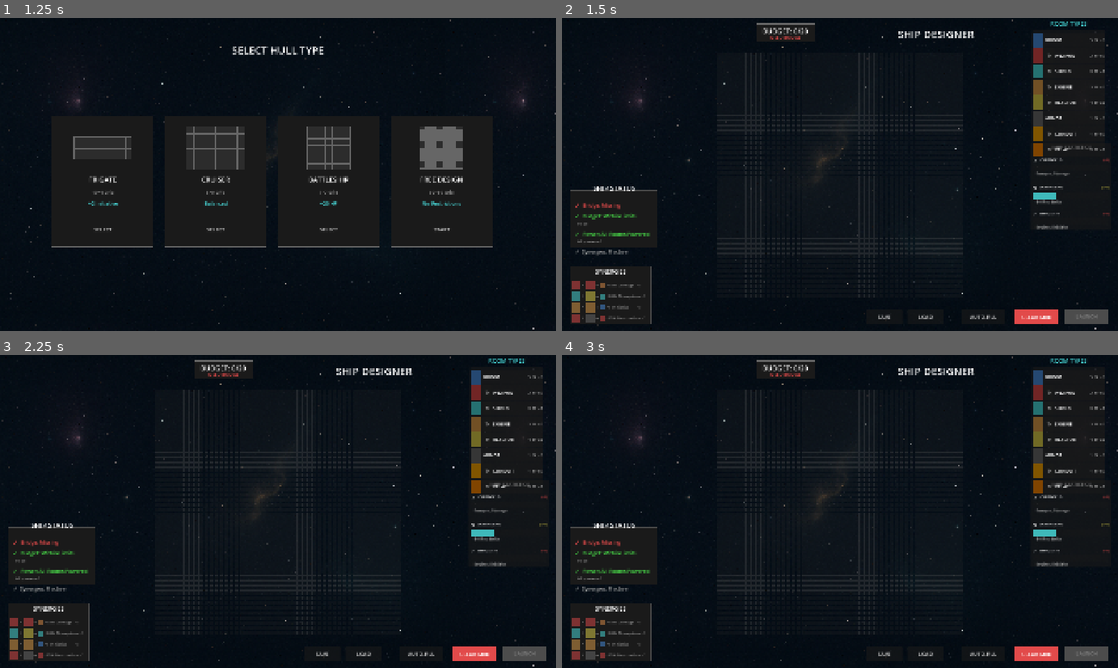
Above: before the commit, frames 1-4 (two rows, left to right).
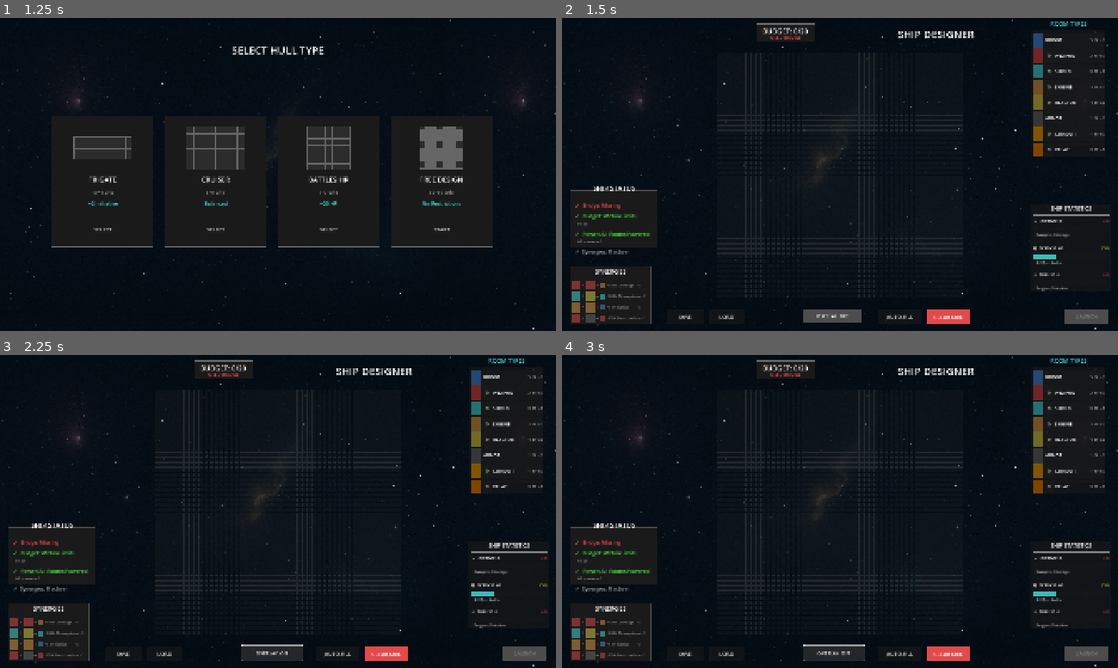
Above: after the commit, the same moments.

Repository: cautiouskurns/Startship-Designer
Game: Godot game, scene res://scenes/mission/MissionSelect.tscn
The game is run twice, just before and just after one commit, with the same random seed, the same clock (stepped at 60 frames per second) and the same inputs. Sound files missing from this copy of the repository are replaced by a short silence.
Inputs (mouse positions are in pixels of both pictures, inside the frame that each line leads up to):
- Up to frame 1 (1.25 s): click "PATROL DUTY" at 0.5 s
- Up to frame 2 (1.5 s): click "START" at 1.25 s
- Up to frame 3 (2.25 s): click (272, 652) at 2 s, where only the run after the commit has a clickable "OVERLAY: OFF"
- Up to frame 4 (3 s): click (834, 652) at 2.75 s, where only the run after the commit has a clickable "OVERLAY: ON"

Frame 1 is identical in both runs. In frame 2, 2.4% of the frame differs, in the area x 21-99%, y 40-98%; in frame 3, 2.5%; in frame 4, 2.5%.

Commit message:
feat: Implement relay coverage visualization and power overlay functionality

Diff:
--- a/scenes/designer/ShipDesigner.tscn
+++ b/scenes/designer/ShipDesigner.tscn
@@ -18,6 +18,9 @@
 border_width_bottom = 1
 border_color = Color(0.4, 0.4, 0.4, 1)
 
+[sub_resource type="StyleBoxFlat" id="StyleBoxFlat_overlay_off"]
+bg_color = Color(0.3, 0.3, 0.3, 1)
+
 [sub_resource type="StyleBoxFlat" id="StyleBoxFlat_clear_normal"]
 bg_color = Color(0.886275, 0.290196, 0.290196, 1)
 
@@ -107,12 +110,27 @@
 horizontal_alignment = 1
 vertical_alignment = 1
 
+[node name="PowerOverlayButton" type="Button" parent="."]
+layout_mode = 1
+anchors_preset = 1
+anchor_left = 1.0
+anchor_right = 1.0
+offset_left = -1085.0
+offset_top = 1003.0
+offset_right = -885.0
+offset_bottom = 1053.0
+grow_horizontal = 0
+theme_override_colors/font_color = Color(1, 1, 1, 1)
+theme_override_font_sizes/font_size = 16
+theme_override_styles/normal = SubResource("StyleBoxFlat_overlay_off")
+text = "OVERLAY: OFF"
+
 [node name="ShipStatsPanel" parent="." instance=ExtResource("7_ship_stats")]
 layout_mode = 0
 offset_left = 1618.0
-offset_top = 432.0
+offset_top = 643.0
 offset_right = 1898.0
-offset_bottom = 732.0
+offset_bottom = 943.0
 
 [node name="RoomPalettePanel" parent="." instance=ExtResource("2")]
 layout_mode = 0
@@ -148,9 +166,9 @@
 
 [node name="ClearGridButton" type="Button" parent="."]
 layout_mode = 0
-offset_left = 1565.0
+offset_left = 1261.0
 offset_top = 1008.0
-offset_right = 1715.0
+offset_right = 1411.0
 offset_bottom = 1058.0
 theme_override_colors/font_color = Color(1, 1, 1, 1)
 theme_override_font_sizes/font_size = 18
@@ -160,27 +178,27 @@
 
 [node name="SaveButton" type="Button" parent="."]
 layout_mode = 0
-offset_left = 1051.0
+offset_left = 363.0
 offset_top = 1007.0
-offset_right = 1176.0
+offset_right = 488.0
 offset_bottom = 1057.0
 theme_override_font_sizes/font_size = 18
 text = "SAVE"
 
 [node name="LoadButton" type="Button" parent="."]
 layout_mode = 0
-offset_left = 1193.0
+offset_left = 505.0
 offset_top = 1007.0
-offset_right = 1318.0
+offset_right = 630.0
 offset_bottom = 1057.0
 theme_override_font_sizes/font_size = 18
 text = "LOAD"
 
 [node name="AutoFillButton" type="Button" parent="."]
 layout_mode = 0
-offset_left = 1379.0
+offset_left = 1091.0
 offset_top = 1007.0
-offset_right = 1529.0
+offset_right = 1241.0
 offset_bottom = 1057.0
 theme_override_font_sizes/font_size = 18
 text = "AUTO-FILL"
@@ -221,6 +239,8 @@
 z_index = 1
 position = Vector2(0, 2)
 
+[node name="CoverageContainer" type="Node2D" parent="ShipGrid"]
+
 [node name="CostIndicator" type="Label" parent="."]
 visible = false
 z_index = 100
@@ -234,7 +254,15 @@
 [node name="TemplateNameDialog" parent="." instance=ExtResource("5_template_name")]
 layout_mode = 0
 anchors_preset = 0
+anchor_right = 0.0
+anchor_bottom = 0.0
+grow_horizontal = 1
+grow_vertical = 1
 
 [node name="TemplateListPanel" parent="." instance=ExtResource("6_template_list")]
 layout_mode = 0
 anchors_preset = 0
+anchor_right = 0.0
+anchor_bottom = 0.0
+grow_horizontal = 1
+grow_vertical = 1
--- a/scripts/components/GridTile.gd
+++ b/scripts/components/GridTile.gd
@@ -127,7 +127,12 @@
 		room.z_index = 1  # Draw on top of background
 		room.visible = true
 		room.modulate = Color(1, 1, 1, 1)
-		room.mouse_filter = Control.MOUSE_FILTER_IGNORE
+
+		# Feature 1.3: Relays need mouse detection for coverage hover
+		if room.room_type == RoomData.RoomType.RELAY:
+			room.mouse_filter = Control.MOUSE_FILTER_STOP
+		else:
+			room.mouse_filter = Control.MOUSE_FILTER_IGNORE
 
 ## Clear occupying room reference (Phase 7.1)
 ## Note: Room instance is freed by ShipDesigner, not here
--- a/scripts/components/Room.gd
+++ b/scripts/components/Room.gd
@@ -1,5 +1,9 @@
 extends Control
 class_name Room
+
+## Signals for relay coverage hover (Feature 1.3)
+signal relay_hovered(room: Room)
+signal relay_unhovered(room: Room)
 
 ## Room type from RoomData enum
 @export var room_type: RoomData.RoomType = RoomData.RoomType.EMPTY
@@ -33,6 +37,11 @@
 	for child in get_children():
 		if child is Control:
 			child.mouse_filter = Control.MOUSE_FILTER_IGNORE
+
+	# Feature 1.3: Connect hover signals for RELAY rooms
+	if room_type == RoomData.RoomType.RELAY:
+		mouse_entered.connect(_on_relay_mouse_entered)
+		mouse_exited.connect(_on_relay_mouse_exited)
 
 ## Resize to match parent tile (called after adding to tree)
 func resize_to_tile():
@@ -69,3 +78,11 @@
 	if occupied_tiles.size() > 0:
 		return occupied_tiles[0]
 	return null
+
+## Handle relay mouse enter (Feature 1.3)
+func _on_relay_mouse_entered():
+	emit_signal("relay_hovered", self)
+
+## Handle relay mouse exit (Feature 1.3)
+func _on_relay_mouse_exited():
+	emit_signal("relay_unhovered", self)
--- a/scripts/designer/ShipDesigner.gd
+++ b/scripts/designer/ShipDesigner.gd
@@ -93,6 +93,10 @@
 var pan_offset: Vector2 = Vector2.ZERO
 var pan_speed: float = 10.0  # Pixels per frame when holding WASD
 
+## Power overlay state (Feature 1.4)
+var power_overlay_enabled: bool = false
+@onready var power_overlay_button: Button = $PowerOverlayButton
+
 func _ready():
 	# Load mission budget from GameState
 	max_budget = GameState.get_mission_budget(GameState.current_mission)
@@ -138,6 +142,11 @@
 	load_button.pressed.connect(_on_load_pressed)
 	load_button.mouse_entered.connect(_on_button_hover_start.bind(load_button))
 	load_button.mouse_exited.connect(_on_button_hover_end.bind(load_button))
+
+	# Connect power overlay button signals (Feature 1.4)
+	power_overlay_button.pressed.connect(_on_power_overlay_toggled)
+	power_overlay_button.mouse_entered.connect(_on_button_hover_start.bind(power_overlay_button))
+	power_overlay_button.mouse_exited.connect(_on_button_hover_end.bind(power_overlay_button))
 
 	# Connect room palette signals
 	room_palette.room_type_selected.connect(_on_room_type_selected)
@@ -674,6 +683,11 @@
 	# Add to placed rooms tracking array
 	placed_rooms.append(room)
 
+	# Feature 1.3: Connect relay hover signals for coverage visualization
+	if selected_room_type == RoomData.RoomType.RELAY:
+		room.relay_hovered.connect(_on_relay_hovered)
+		room.relay_unhovered.connect(_on_relay_unhovered)
+
 	# Update budget display and power states
 	_update_budget_display()
 	update_all_power_states()
@@ -683,6 +697,10 @@
 	_update_ship_stats()
 	update_synergies()
 
+	# Feature 1.4: Refresh overlay if enabled and relay was placed
+	if power_overlay_enabled and selected_room_type == RoomData.RoomType.RELAY:
+		ship_grid.draw_all_relay_coverages(placed_rooms)
+
 	# Play room lock sound for successful room placement
 	AudioManager.play_room_lock()
 
@@ -691,6 +709,9 @@
 	var tile = main_grid.get_tile_at(x, y)
 	if not tile:
 		return
+
+	# Check if removing a relay for overlay refresh
+	var was_relay = tile.is_occupied() and tile.get_room_type() == RoomData.RoomType.RELAY
 
 	# Remove entire room instance (works for both single-tile and multi-tile rooms)
 	_remove_room_at_tile(tile)
@@ -703,6 +724,10 @@
 	_update_ship_status()
 	_update_ship_stats()
 	update_synergies()
+
+	# Feature 1.4: Refresh overlay if enabled and relay was removed
+	if power_overlay_enabled and was_relay:
+		ship_grid.draw_all_relay_coverages(placed_rooms)
 
 ## Handle room type selection from palette (Phase 7.3 - reset rotation)
 func _on_room_type_selected(room_type: RoomData.RoomType):
@@ -771,6 +796,48 @@
 					preview_tile.clear_preview()
 
 	hovered_tile = null
+
+## Handle relay hovered (Feature 1.3)
+func _on_relay_hovered(room: Room):
+	# Feature 1.4: Don't show hover coverage if overlay is already enabled
+	if power_overlay_enabled:
+		return
+	# Get anchor tile coordinates for the relay
+	var anchor_tile = room.get_anchor_tile()
+	if anchor_tile:
+		ship_grid.draw_single_relay_coverage(anchor_tile.grid_x, anchor_tile.grid_y)
+
+## Handle relay unhovered (Feature 1.3)
+func _on_relay_unhovered(room: Room):
+	# Feature 1.4: Don't clear if overlay is enabled
+	if power_overlay_enabled:
+		return
+	ship_grid.clear_relay_coverage()
+
+## Handle power overlay toggle (Feature 1.4)
+func _on_power_overlay_toggled():
+	power_overlay_enabled = !power_overlay_enabled
+
+	# Play button click sound
+	AudioManager.play_button_click()
+
+	# Update button appearance and text
+	if power_overlay_enabled:
+		power_overlay_button.text = "OVERLAY: ON"
+		power_overlay_button.add_theme_stylebox_override("normal", get_theme_stylebox("normal", "Button").duplicate())
+		var style = power_overlay_button.get_theme_stylebox("normal")
+		if style is StyleBoxFlat:
+			style.bg_color = Color(1.0, 0.867, 0.0)  # Yellow
+		# Show all relay coverage zones
+		ship_grid.draw_all_relay_coverages(placed_rooms)
+	else:
+		power_overlay_button.text = "OVERLAY: OFF"
+		power_overlay_button.add_theme_stylebox_override("normal", get_theme_stylebox("normal", "Button").duplicate())
+		var style = power_overlay_button.get_theme_stylebox("normal")
+		if style is StyleBoxFlat:
+			style.bg_color = Color(0.3, 0.3, 0.3)  # Gray
+		# Clear all coverage zones
+		ship_grid.clear_relay_coverage()
 
 ## Feature 2.1: Calculate drag line from start to end position (horizontal OR vertical, not diagonal)
 func _calculate_drag_line(start_x: int, start_y: int, end_x: int, end_y: int) -> Array[Vector2i]:
@@ -1083,6 +1150,10 @@
 	# Clear the placed_rooms tracking array
 	placed_rooms.clear()
 
+	# Feature 1.4: Clear overlay when grid is cleared
+	if power_overlay_enabled:
+		ship_grid.clear_relay_coverage()
+
 ## Place a shaped room at grid position (Phase 7.1 - anchor tile is top-left of room)
 func _place_room_at(x: int, y: int, room_type: RoomData.RoomType):
 	# Get shape for this room type
@@ -1117,6 +1188,11 @@
 
 	# Add to placed rooms tracking array
 	placed_rooms.append(room)
+
+	# Feature 1.3: Connect relay hover signals for coverage visualization
+	if room_type == RoomData.RoomType.RELAY:
+		room.relay_hovered.connect(_on_relay_hovered)
+		room.relay_unhovered.connect(_on_relay_unhovered)
 
 ## Try to place a room for template generation (Phase 10.5 - hull-aware templates)
 ## Returns true if successfully placed, false otherwise
--- a/scripts/designer/ShipGrid.gd
+++ b/scripts/designer/ShipGrid.gd
@@ -20,6 +20,7 @@
 ## Child nodes for organization
 @onready var grid_container: Node2D = $GridContainer
 @onready var power_lines_container: Node2D = $PowerLinesContainer
+@onready var coverage_container: Node2D = $CoverageContainer  # Feature 1.3
 
 ## Preload GridTile scene
 var grid_tile_scene = preload("res://scenes/components/GridTile.tscn")
@@ -225,6 +226,71 @@
 		if child is Line2D:
 			child.default_color = Color(0.29, 0.89, 0.89, pulse)
 
+## Draw coverage for a single relay WITHOUT clearing existing coverage (Feature 1.4)
+func draw_relay_coverage_for_relay(relay_x: int, relay_y: int):
+	# Calculate relay center (2×2 module, center is midpoint between all 4 tiles)
+	# Get centers of top-left and bottom-right tiles, then average them
+	var top_left_center = get_tile_center(relay_x, relay_y)
+	var bottom_right_center = get_tile_center(relay_x + 1, relay_y + 1)
+	var center_pixel = (top_left_center + bottom_right_center) / 2.0
+
+	# Calculate radius in pixels (3 tiles)
+	var radius_tiles = 3.0
+	var radius_pixels = radius_tiles * (TILE_SIZE + TILE_SPACING)
+
+	# Create filled circle polygon (32 vertices)
+	var circle = Polygon2D.new()
+	var points = PackedVector2Array()
+	var num_segments = 32
+	for i in range(num_segments):
+		var angle = (i * TAU) / num_segments
+		var x = center_pixel.x + cos(angle) * radius_pixels
+		var y = center_pixel.y + sin(angle) * radius_pixels
+		points.append(Vector2(x, y))
+	circle.polygon = points
+	circle.color = Color(1.0, 0.867, 0.0, 0.15)  # #FFDD00 yellow at 15% opacity
+
+	# Add border line (Line2D circle outline, 2px width)
+	var border = Line2D.new()
+	border.default_color = Color(1.0, 0.867, 0.0, 0.8)  # #FFDD00 yellow at 80% opacity
+	border.width = 2
+	border.closed = true
+	for i in range(num_segments + 1):  # +1 to close the circle
+		var angle = (i * TAU) / num_segments
+		var x = center_pixel.x + cos(angle) * radius_pixels
+		var y = center_pixel.y + sin(angle) * radius_pixels
+		border.add_point(Vector2(x, y))
+
+	# Add to coverage container
+	coverage_container.add_child(circle)
+	coverage_container.add_child(border)
+
+	# Fade in animation
+	circle.modulate.a = 0.0
+	border.modulate.a = 0.0
+	var tween = create_tween().set_parallel(true)
+	tween.tween_property(circle, "modulate:a", 1.0, 0.3)
+	tween.tween_property(border, "modulate:a", 1.0, 0.3)
+
+## Draw coverage zones for ALL placed relays (Feature 1.4 - overlay mode)
+func draw_all_relay_coverages(placed_rooms: Array[Room]):
+	clear_relay_coverage()
+	for room in placed_rooms:
+		if room.room_type == RoomData.RoomType.RELAY:
+			var anchor_tile = room.get_anchor_tile()
+			if anchor_tile:
+				draw_relay_coverage_for_relay(anchor_tile.grid_x, anchor_tile.grid_y)
+
+## Draw single relay coverage for hover (Feature 1.3 - backward compatible)
+func draw_single_relay_coverage(relay_x: int, relay_y: int):
+	clear_relay_coverage()
+	draw_relay_coverage_for_relay(relay_x, relay_y)
+
+## Clear relay coverage display (Feature 1.3)
+func clear_relay_coverage():
+	for child in coverage_container.get_children():
+		child.queue_free()
+
 ## Get all tiles
 func get_all_tiles() -> Array[GridTile]:
 	return grid_tiles
Not shown: 1 places in scenes/designer/ShipDesigner.tscn that only renumber resources
